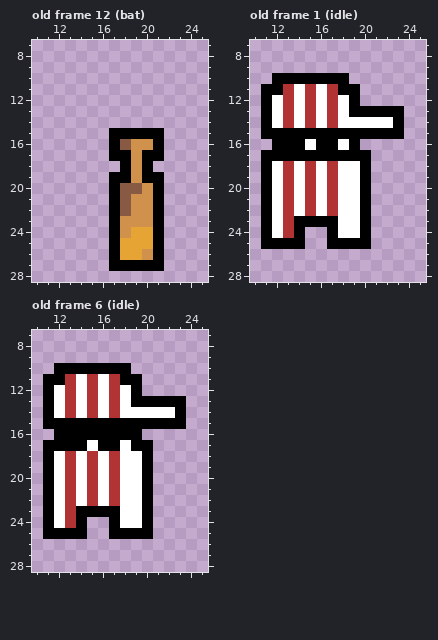
Pixel-art file, stored at player.aseprite. The picture above is the old version.
32x32 pixels, 12 frames. Shown: old frame 12 (bat): x 10..25, y 7..28; old frame 1 (idle): x 10..25, y 7..28; old frame 6 (idle): x 10..25, y 7..28. The commit also changed other frames, which this record leaves out.
Now the later version:
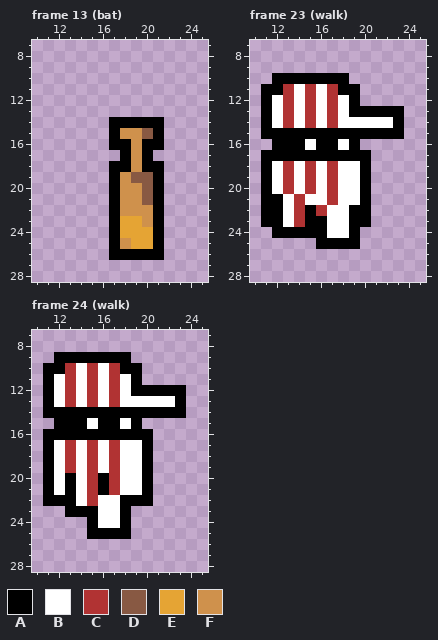
Palette (. is transparent): A #000000  B #ffffff  C #b13333  D #885943  E #e5a434  F #cf914c
A new or re-ordered frame is compared with the old frame closest to it.
From old to new:
frames 12 -> 26
layer "Layer 3" added
Frame 13 (bat) is new; against old frame 12 (bat), layer "Layer 1":
y 14: x 17..21 ..... -> AAAAA
y 15: x 18..20 AAA -> FFD
y 16: x 18 D -> A; x 20 F -> A
y 17: x 17 A -> .; x 21 A -> .
y 18: x 17 . -> A; x 21 . -> A
y 19: x 18..20 AFA -> FDD
y 20: x 18..20 DDF -> FFD
y 21: x 18 D -> F; x 20 F -> D
y 22: x 18 D -> F
y 23: x 18..19 FF -> EE
y 24: x 18 F -> E
y 25: x 18 E -> F
y 26: x 18..20 EEF -> AAA
y 27: x 17..21 AAAAA -> .....
Frame 23 (walk) is new; against old frame 1 (idle), layers "Layer 3", "Layer 2", "Layer 1":
y 21: x 12..15 BCBC -> ABCB
y 22: x 12..17 BCBCBC -> ABCACB; x 19 B -> A
y 23: x 12..14 BCA -> ABC; x 17 A -> B; x 19 B -> A
y 24: x 11..13 ABC -> .AA; x 15..17 ..A -> AAB; x 19..20 BA -> A.
y 25: x 11..14 AAAA -> ....; x 16 . -> A; x 20 A -> .
Frame 24 (walk) is new; against old frame 6 (idle), layers "Layer 3", "Layer 2", "Layer 1":
y 9: x 12..18 ....... -> AAAAAAA
y 10: x 11 . -> A; x 13..17 AAAAA -> CBCBC; x 19 . -> A
y 11: x 12 A -> B; x 18 A -> B
y 12: x 20..23 .... -> AAAA
y 13: x 19..22 AAAA -> BBBB
y 14: x 12..22 BCBCBCBBBBB -> AAAAAAAAAAA
y 15: x 11 A -> .; x 15 A -> B; x 18 A -> B; x 20..23 AAAA -> ....
y 16: x 11 . -> A; x 20 . -> A
y 17: x 12..17 AAABAA -> BCBCBC; x 19 A -> B
y 20..21: x 13 C -> A; x 16 B -> A
y 22: x 12..13 BC -> AA; x 17..19 CBB -> BAA
y 23: x 11..13 ABC -> ..A; x 16..20 AABBA -> BBA..
y 24: x 11..20 ABCA..ABBA -> ....ABBA..
y 25: x 11..16 AAAA.. -> ....AA; x 19..20 AA -> ..
